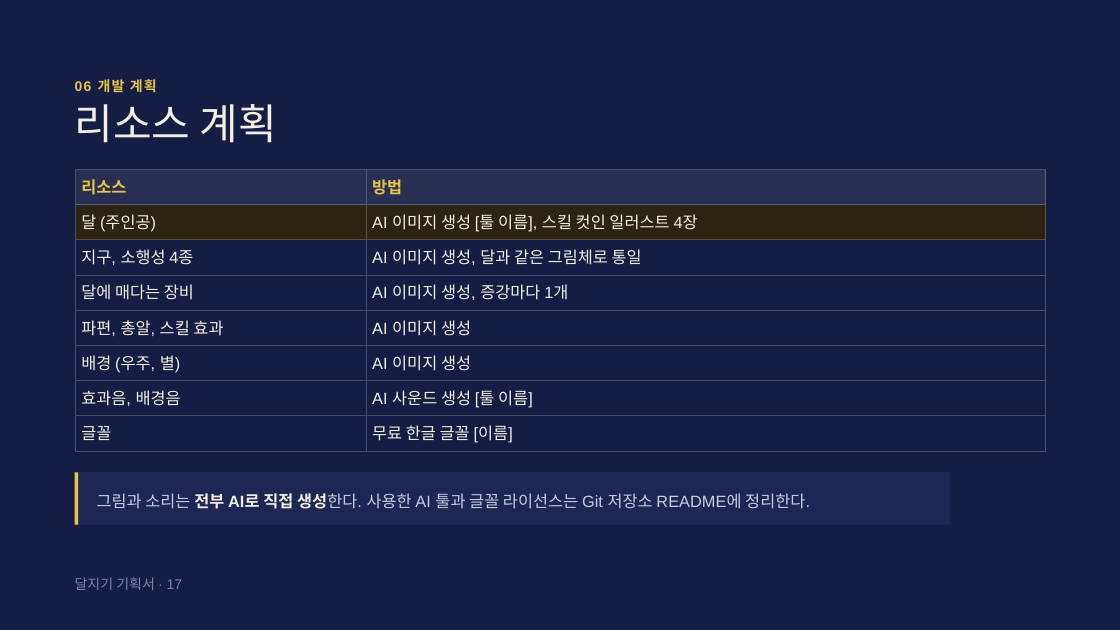
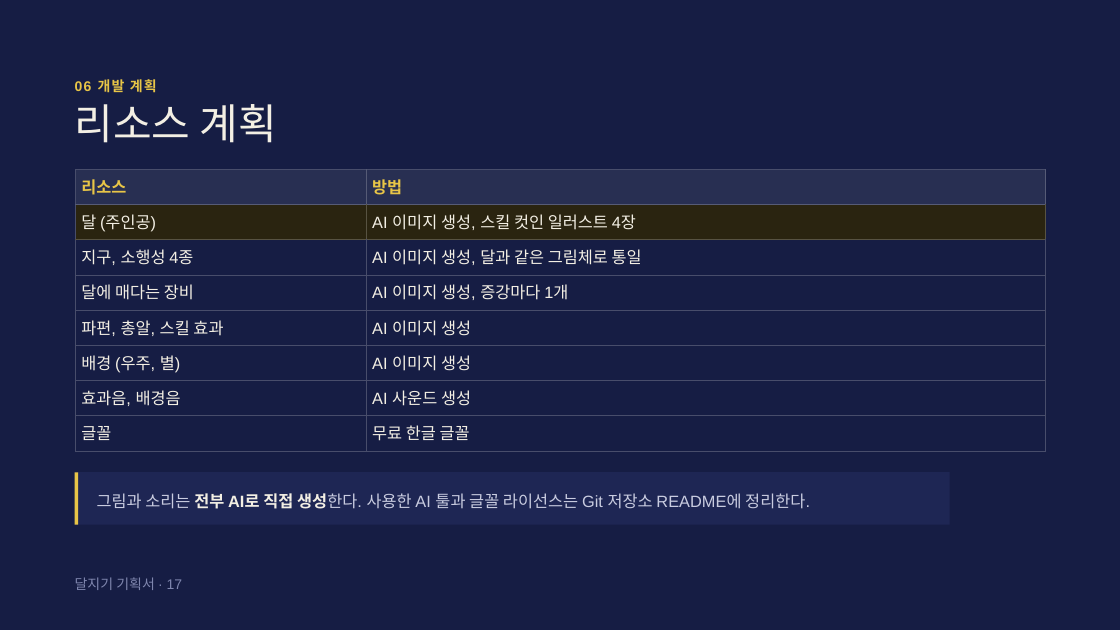
Before and after one commit to hyeonryeol/MoonKeeper, a slide deck: slide 17 of docs/달지기_기획서.pptx. Drawn at 1120x630 pixels with LibreOffice and Linux fonts; fonts in the diff are those of the drawing. Boxes give left, top, right and bottom in pixels: in the first picture for what was removed or moved away, otherwise in the second. Text is boxed around its words. In the diff, an @@ line names an element or a change of style, - is before the commit and + after.

```diff
--- a/docs/달지기_기획서.pptx
+++ b/docs/달지기_기획서.pptx
@@ table at (76,170,1045,452) @@
-row 2, column 2: AI 이미지 생성 [툴 이름], 스킬 컷인 일러스트 4장
+row 2, column 2: AI 이미지 생성, 스킬 컷인 일러스트 4장
-row 7, column 2: AI 사운드 생성 [툴 이름]
+row 7, column 2: AI 사운드 생성
-row 8, column 2: 무료 한글 글꼴 [이름]
+row 8, column 2: 무료 한글 글꼴
```
Also in this commit, not shown: 1 other file.
